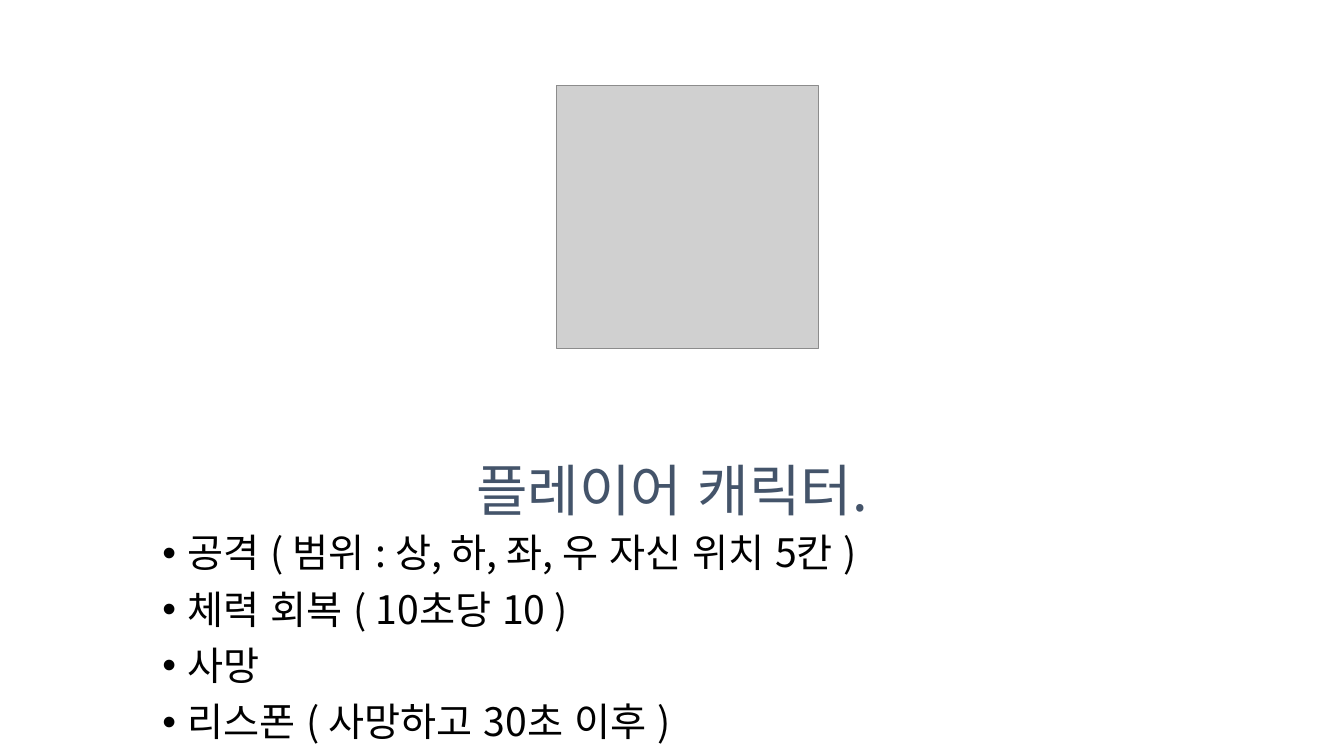
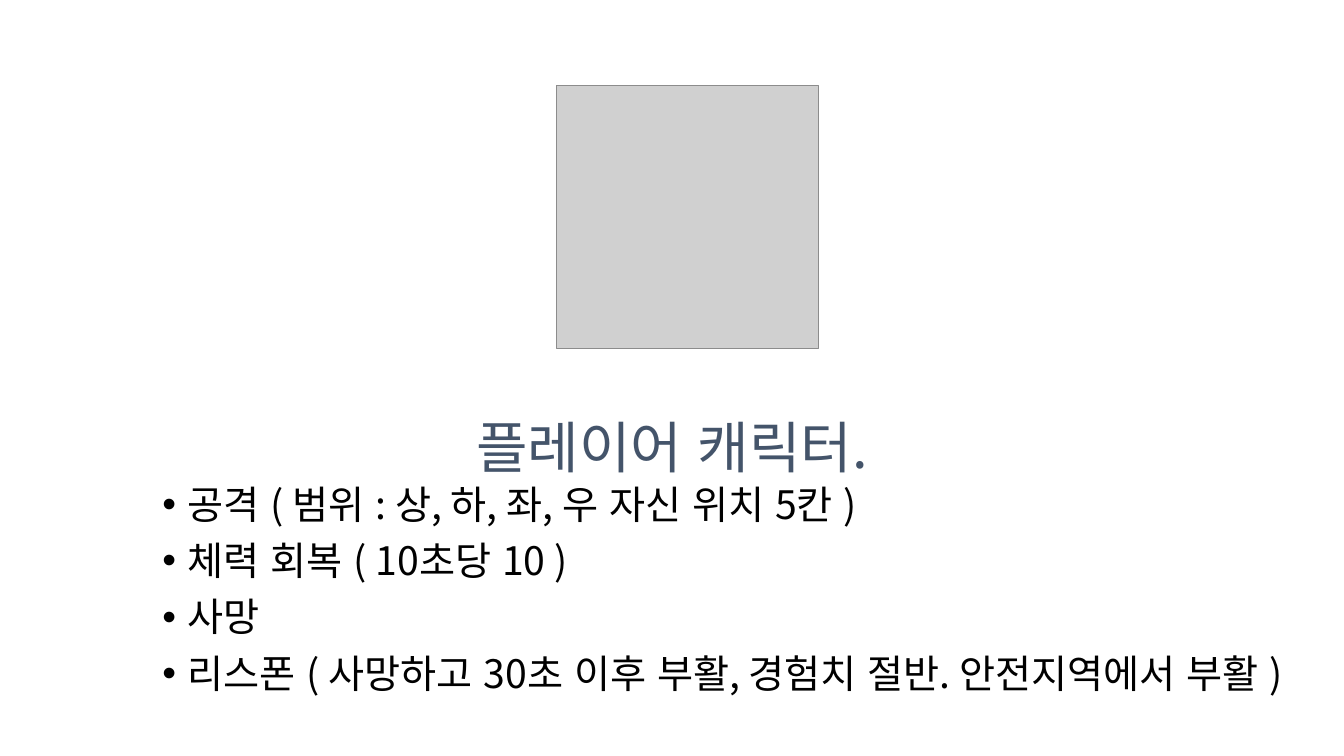
Before and after one commit to HasIndex/unity_termproject, a slide deck: slide 5 of 2016184041 프로젝트 설명서.pptx. Drawn at 1344x756 pixels with LibreOffice and Linux fonts; fonts in the diff are those of the drawing; grey boxes stand for pictures. Boxes give left, top, right and bottom in pixels: in the first picture for what was removed or moved away, otherwise in the second. Text is boxed around its words. In the diff, an @@ line names an element or a change of style, - is before the commit and + after.

```diff
--- a/2016184041 프로젝트 설명서.pptx
+++ b/2016184041 프로젝트 설명서.pptx
@@ title "플레이어 캐릭터.": place and size @@
-title "플레이어 캐릭터." at box(476, 464, 868, 516)
+title "플레이어 캐릭터." at box(476, 421, 868, 473)
@@ text "공격 ( 범위 : 상, ...": place and size @@
-text "공격 ( 범위 : 상, ..." at box(188, 534, 833, 739)
+text "공격 ( 범위 : 상, ..." at box(188, 486, 1258, 695)
@@ text at box(188, 655, 1258, 695): text changed @@
-• 리스폰 ( 사망하고 30초 이후 )
+• 리스폰 ( 사망하고 30초 이후 부활, 경험치 절반. 안전지역에서 부활 )
```
Also in this commit, not shown: 1 other slide changed, 3 slides added, 1 other file.
